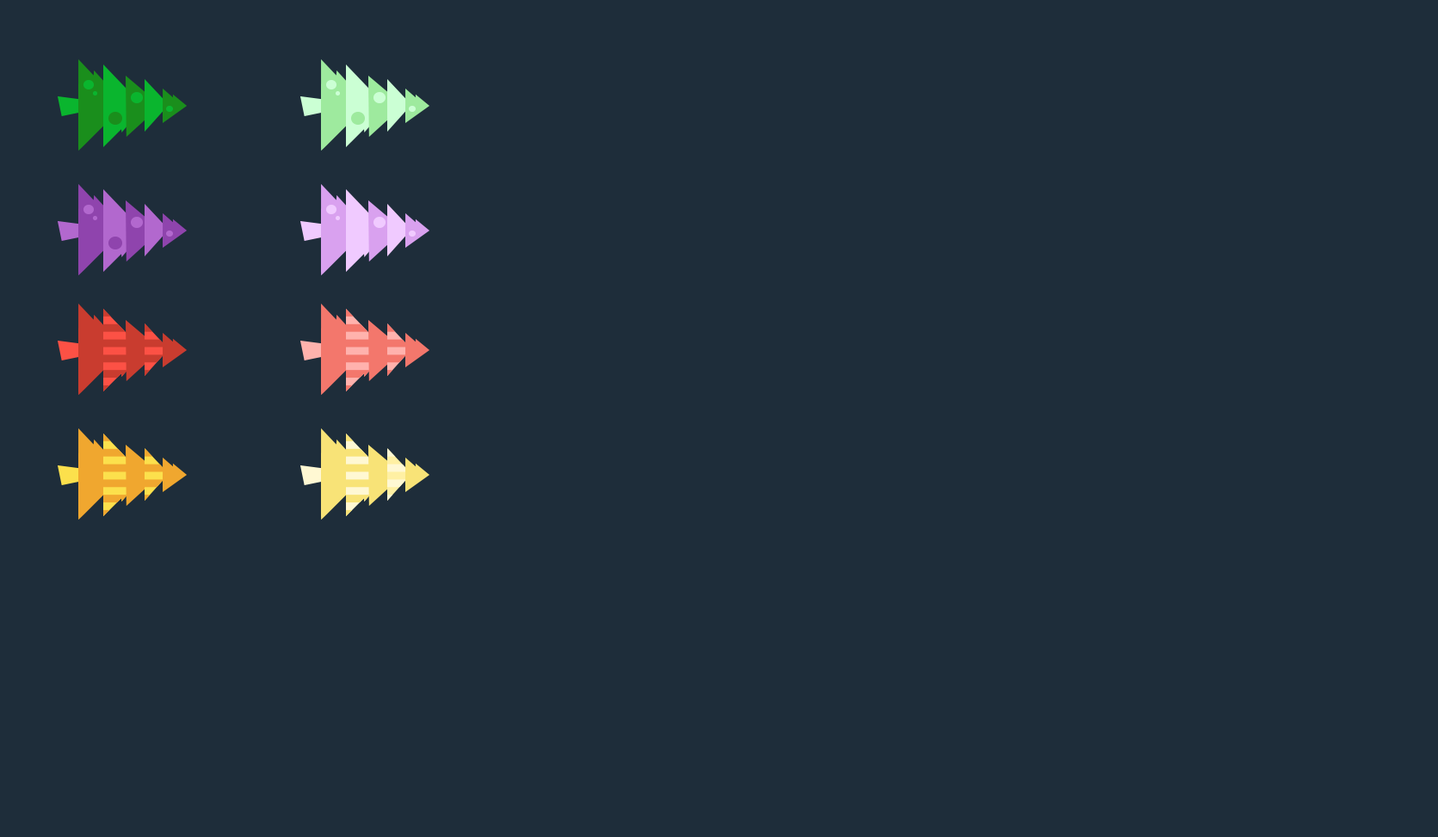
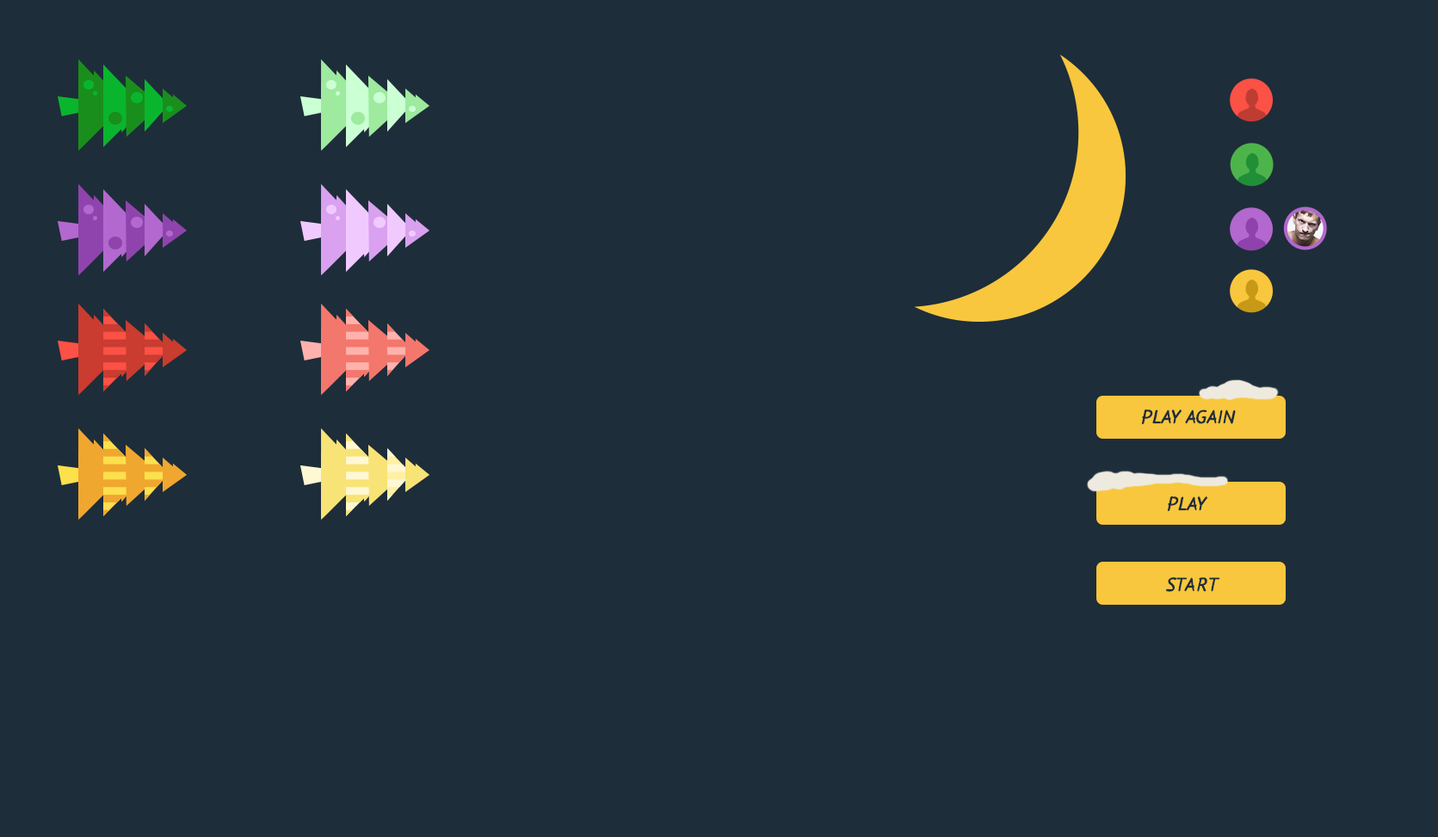
Before/after of a 1438 x 837 layered artwork. What changed in the layer stack:
added layer "Layer 3" above "ЁЛКИ ЗАМЕРЗЁЛКИ copy" over box(1085, 470, 1229, 493)
added layer "START" above "Layer 4" over box(1165, 577, 1220, 592)
added layer "Layer 4" above "Rounded Rectangle 1 copy 3" over box(1197, 379, 1280, 402)
added layer "Rounded Rectangle 1 copy 3" above "PLAY" over box(1096, 561, 1286, 605)
added layer "PLAY" above "Rounded Rectangle 1 copy 2" over box(1166, 495, 1208, 512)
added layer "Rounded Rectangle 1 copy 2" above "Play again" over box(1096, 481, 1286, 525)
added layer "Play again" above "Rounded Rectangle 1 copy" over box(1140, 408, 1236, 425)
added layer "Rounded Rectangle 1 copy" above "Group 35 copy" over box(1096, 395, 1286, 439)
added layer "Group 35 copy" above "Ellipse 6 copy" over box(1235, 217, 1268, 252)
added layer "Ellipse 6 copy" above "Group 35" over box(1229, 207, 1273, 252)
added layer "Group 35" (1st of 3) above "Ellipse 6" over box(1236, 153, 1268, 187)
added layer "Ellipse 6" (1st of 4) above "Group 35" over box(1229, 142, 1274, 187)
added layer "Group 35" (2nd of 3) above "Ellipse 6" over box(1235, 88, 1268, 123)
added layer "Ellipse 6" (2nd of 4) above "Group 35" over box(1229, 78, 1273, 123)
added layer "Group 35" (3rd of 3) above "Ellipse 6" over box(1235, 279, 1268, 314)
added layer "Ellipse 6" (3rd of 4) above "Layer 2" over box(1229, 269, 1273, 314)
added layer "Layer 1" above "Ellipse 6" over box(1282, 206, 1325, 248)
added layer "Ellipse 6" (4th of 4) above "Vector Smart Object" over box(1282, 206, 1327, 251)
added layer "Vector Smart Object" (31st of 61) above "ЁЛКИ" over box(913, 54, 1126, 322)
